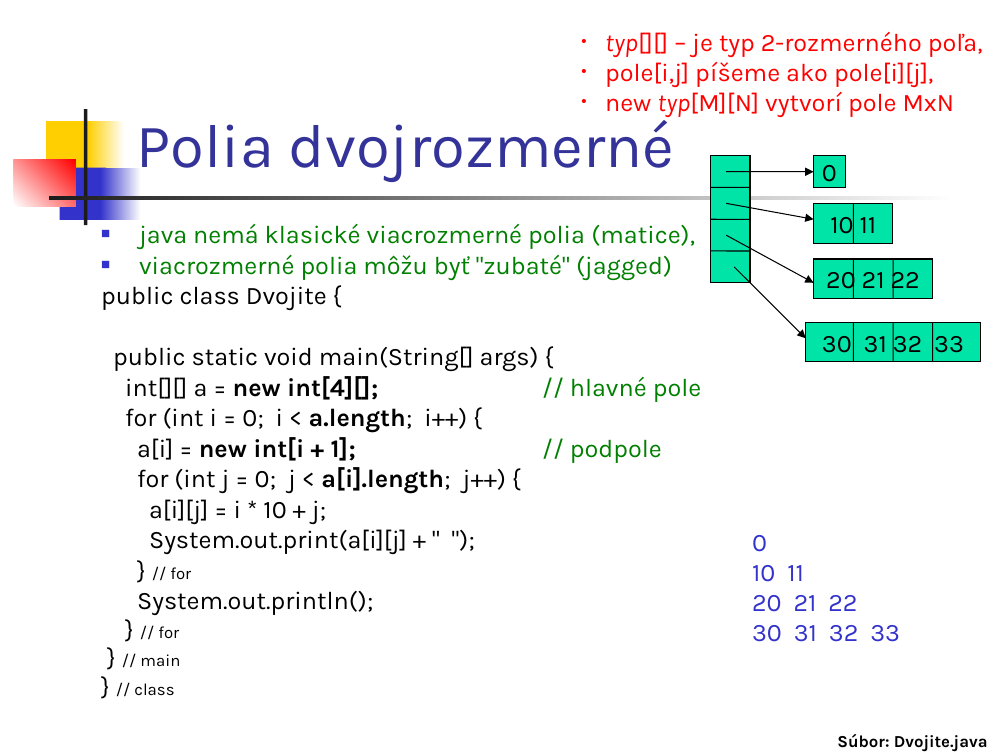
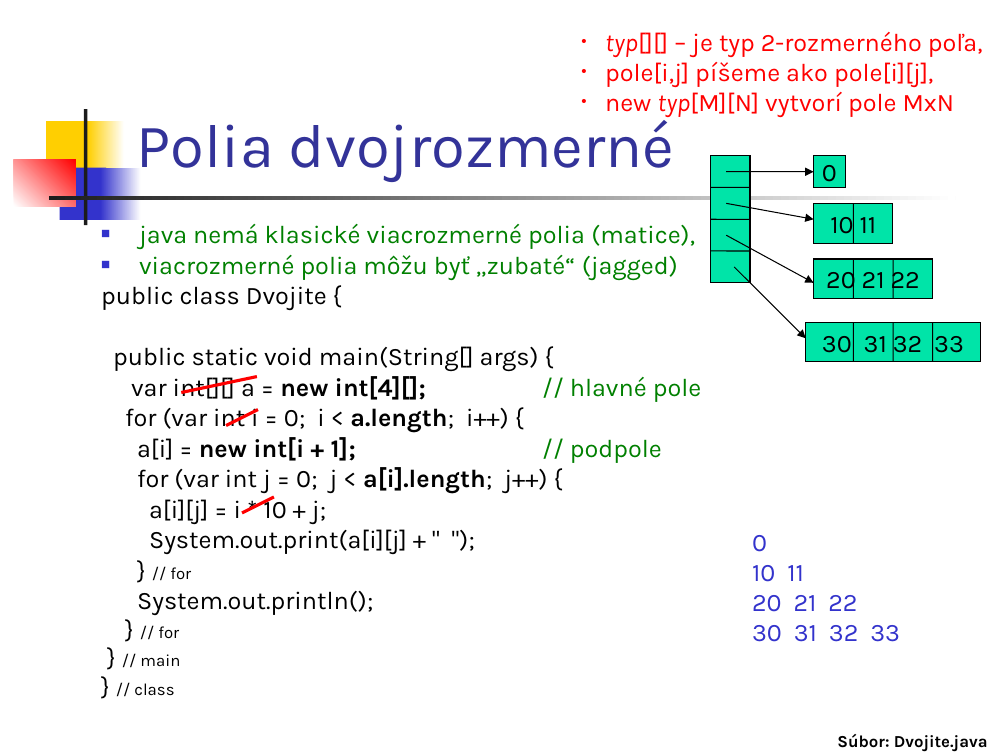
Before and after one commit to Programovanie4/Prednasky, a slide deck: slide 34 of 02/02_java.ppt (slide 31 before the commit). Drawn at 1008x756 pixels with LibreOffice and Linux fonts; fonts in the diff are those of the drawing. Boxes give left, top, right and bottom in pixels: in the first picture for what was removed or moved away, otherwise in the second. Text is boxed around its words. In the diff, an @@ line names an element or a change of style, - is before the commit and + after.

```diff
--- a/02/02_java.ppt
+++ b/02/02_java.ppt
@@ text at [139, 255, 678, 280]: text changed @@
-■ viacrozmerné polia môžu byť "zubaté" (jagged)
+■ viacrozmerné polia môžu byť „zubaté“ (jagged)
@@ text at [125, 375, 701, 433]: text changed @@
-int[][] a = new int[4][]; // hlavné pole
-for (int i = 0; i < a.length; i++) {
+var int[][] a = new int[4][]; // hlavné pole
+for (var int i = 0; i < a.length; i++) {
@@ line added from (181, 392) to (257, 377), #FF0000 2.24 pt @@
@@ line added from (226, 425) to (258, 409), #FF0000 2.24 pt @@
@@ text at [137, 467, 547, 494]: text changed @@
-for (int j = 0; j < a[i].length; j++) {
+for (var int j = 0; j < a[i].length; j++) {
@@ line added from (242, 513) to (274, 497), #FF0000 2.24 pt @@
```
Also in this commit, not shown: 8 other slides changed, 5 slides added.
